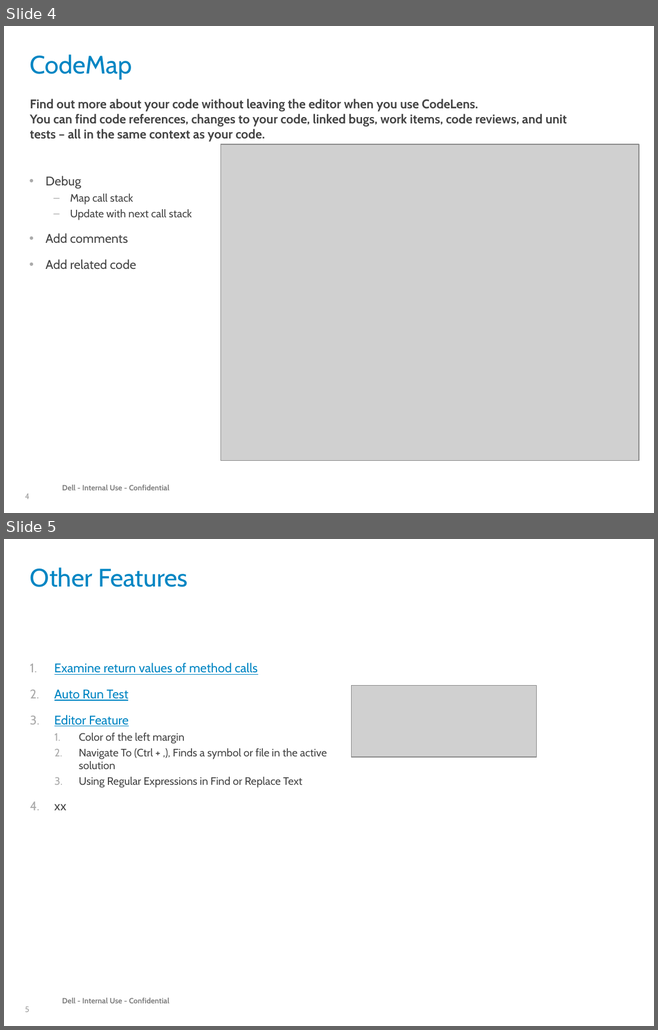
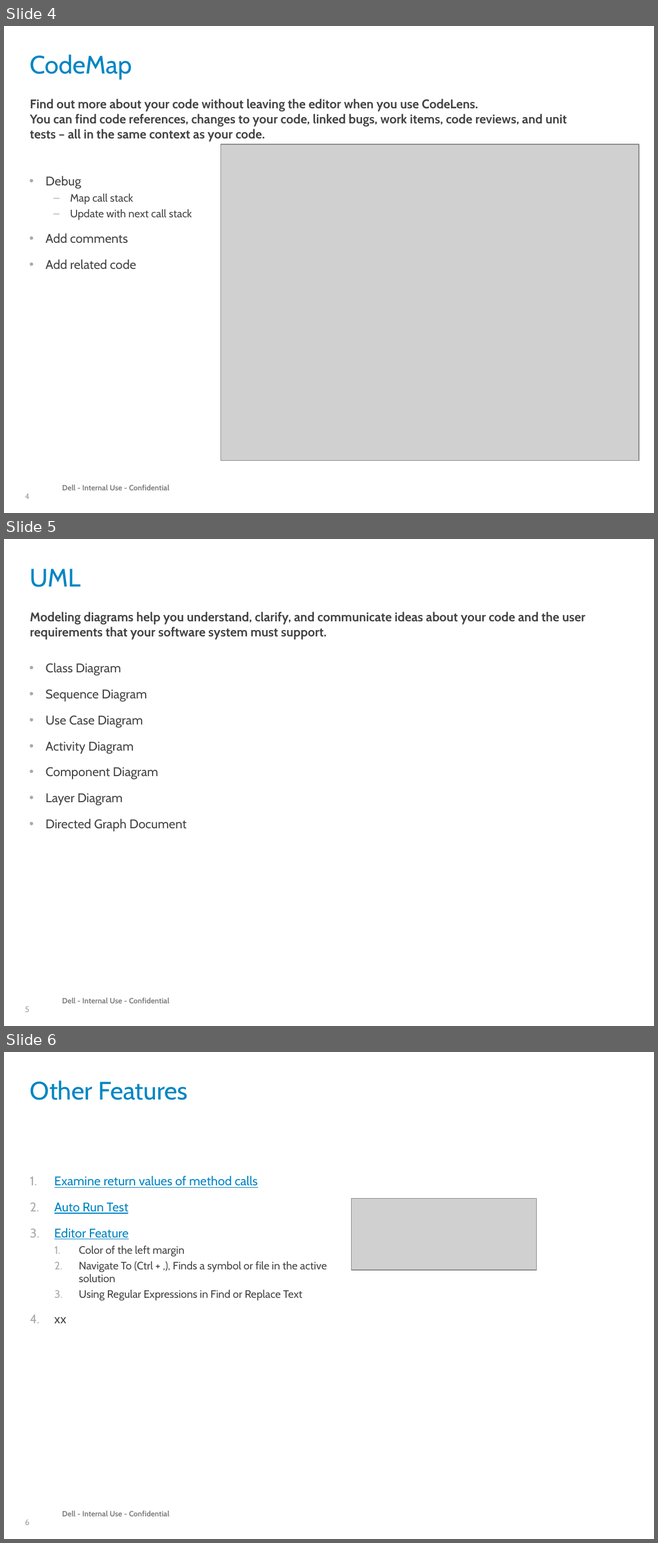
Before and after one commit to RobFeng-Quest/VS2013_NewFeatureDEMO, a slide deck: Document/New Features at VS Ultimate 2013.pptx. Shown one above the other, each under a label of ours: slides 4 and 5 before the commit, slides 4, 5 and 6 after it. The pictures are 658x1030 and 658x1543 pixels, drawn with LibreOffice and Linux fonts; fonts in the diff are those of the drawing; grey boxes stand for pictures; background and template pictures are left out. Boxes give left, top, right and bottom in pixels: in the first picture for what was removed or moved away, otherwise in the second. Text is boxed around its words. In the diff, an @@ line names an element or a change of style, - is before the commit and + after.

Commit message:
Update doc

```diff
--- a/Document/New Features at VS Ultimate 2013.pptx
+++ b/Document/New Features at VS Ultimate 2013.pptx
@@ slide 5 added at bbox=[4, 539, 654, 1026], background #FFFFFF; not listed: 2 template elements that a slide beside it also shows @@
@@ title added at bbox=[30, 569, 81, 587], 28 pt, text #0085C3 @@
+UML
@@ text added at bbox=[30, 611, 585, 640], 14 pt, text #444444, bold @@
+Modeling diagrams help you understand, clarify, and communicate ideas about your code and the user requirements that your software system must support.
@@ text added at bbox=[46, 663, 187, 832], 14 pt, text #444444 @@
+• Class Diagram
+• Sequence Diagram
+• Use Case Diagram
+• Activity Diagram
+• Component Diagram
+• Layer Diagram
+• Directed Graph Document
@@ what was slide 5 is now slide 6 @@
@@ page number at bbox=[25, 1519, 30, 1525]: text changed @@
-5
+6
```
